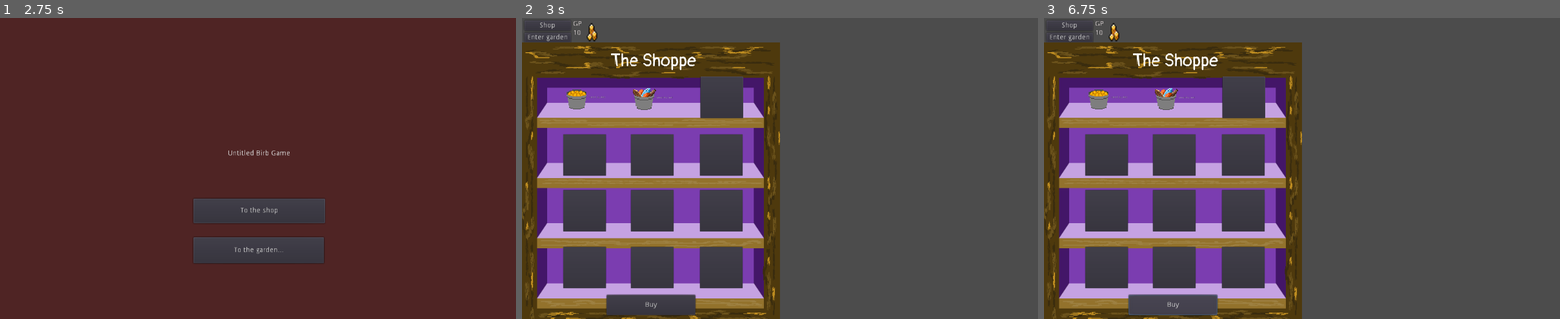
Above: before the commit, frames 1-3 (left to right).
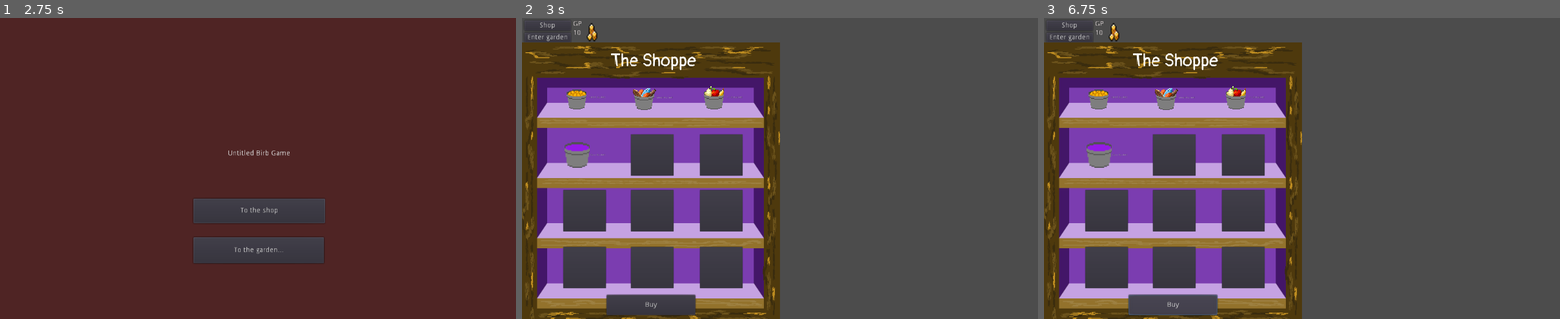
Above: after the commit, the same moments.

Repository: Binney/tori-atsume
Game: Godot game, scene res://Splash.tscn
Same seed, same stepped clock (60 frames per second), same inputs: the game is played once before the commit and once after it.
Inputs (mouse positions are in pixels of both pictures, inside the frame that each line leads up to):
- Up to frame 1 (2.75 s): click "Enter garden" at 0.5 s; click "Enter garden" at 1.25 s; click "Shop" at 2 s
- Up to frame 2 (3 s): click "To the shop" at 2.75 s
- Up to frame 3 (6.75 s): click "Seed Bucket" at 3.5 s; click "Meat Bucket" at 4.25 s; click (1245, 96) at 5 s; click (1105, 156) at 5.75 s; click "Buy" at 6.5 s

Frame 1 is identical in both runs. In frame 2, 2.3% of the frame differs, in the area x 7-43%, y 19-53%; in frame 3, 2.3%.
Error before the commit: Invalid get index 'MeatBucket' (on base: 'Dictionary'). (res://InventoryManagement.gd:53)
Error after the commit: Invalid get index 'GooBucket' (on base: 'Dictionary'). (res://InventoryManagement.gd:53)

Commit message:
Add ability to select GooBucket, FruitBucket, MeatBucket

Diff:
--- a/project/ShopScreen.gd
+++ b/project/ShopScreen.gd
@@ -1,32 +1,31 @@
 extends Node2D
-
 
 # Declare member variables here. Examples:
 var current_item
-
 
 # Called when the node enters the scene tree for the first time.
 func _ready():
 	ShopScreen.hide()
 
-
-
-# Called every frame. 'delta' is the elapsed time since the previous frame.
-#func _process(delta):
-#	pass
-
-
 func _on_Buy_button_up():
 	#BUY ITEMS
 	#InventoryManagement._add_to_inventory("SeedBucket")
 	#InventoryManagement._add_to_inventory("GenericItem")
+	print("Buying {str}".format({"str":current_item}))
 	InventoryManagement._add_to_inventory(current_item)
 
 func _on_Item1_button_up():
-	print("Adding SeedBucket")
+	print("Selecting SeedBucket")
 	current_item = "SeedBucket"
 
+func _on_Item2_button_up():
+	print("Selecting MeatBucket")
+	current_item = "MeatBucket"
 
-func _on_Item2_button_up():
-	print("Adding MeatBucket")
-	current_item = "MeatBucket"
+func _on_Item3_button_up():
+	print("Selecting FruitBucket")
+	current_item = "FruitBucket"
+
+func _on_Item4_button_up():
+	print("Selecting GooBucket")
+	current_item = "GooBucket"
--- a/project/ShopScreen.tscn
+++ b/project/ShopScreen.tscn
@@ -1,10 +1,12 @@
-[gd_scene load_steps=6 format=2]
+[gd_scene load_steps=8 format=2]
 
 [ext_resource path="res://shopart/shop.png" type="Texture" id=1]
 [ext_resource path="res://pangolin.tres" type="DynamicFont" id=2]
 [ext_resource path="res://ShopScreen.gd" type="Script" id=3]
 [ext_resource path="res://itemart/seedbucket.png" type="Texture" id=4]
 [ext_resource path="res://itemart/meatbucket.png" type="Texture" id=5]
+[ext_resource path="res://itemart/fruitbucket.png" type="Texture" id=6]
+[ext_resource path="res://itemart/goobucket.png" type="Texture" id=7]
 
 [node name="ShopScreen" type="Node2D"]
 script = ExtResource( 3 )
@@ -65,6 +67,10 @@
 margin_right = 566.0
 margin_bottom = 323.0
 rect_scale = Vector2( 0.4, 0.4 )
+text = "Fruit Bucket"
+icon = ExtResource( 6 )
+flat = true
+expand_icon = true
 __meta__ = {
 "_edit_use_anchors_": false
 }
@@ -75,6 +81,10 @@
 margin_right = 294.0
 margin_bottom = 438.0
 rect_scale = Vector2( 0.4, 0.4 )
+text = "Goo Bucket"
+icon = ExtResource( 7 )
+flat = true
+expand_icon = true
 __meta__ = {
 "_edit_use_anchors_": false
 }
@@ -170,4 +180,6 @@
 }
 [connection signal="button_up" from="Item1" to="." method="_on_Item1_button_up"]
 [connection signal="button_up" from="Item2" to="." method="_on_Item2_button_up"]
+[connection signal="button_up" from="Item3" to="." method="_on_Item3_button_up"]
+[connection signal="button_up" from="Item4" to="." method="_on_Item4_button_up"]
 [connection signal="button_up" from="Buy" to="." method="_on_Buy_button_up"]
